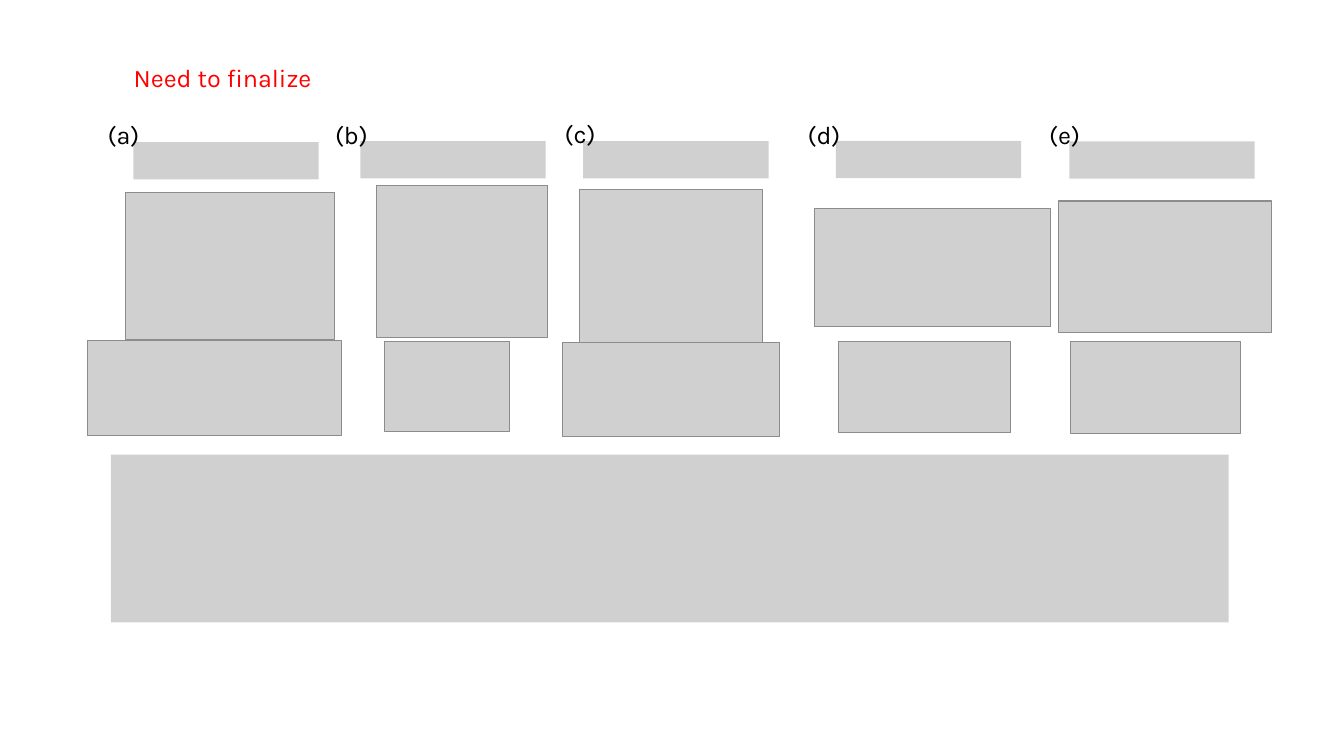
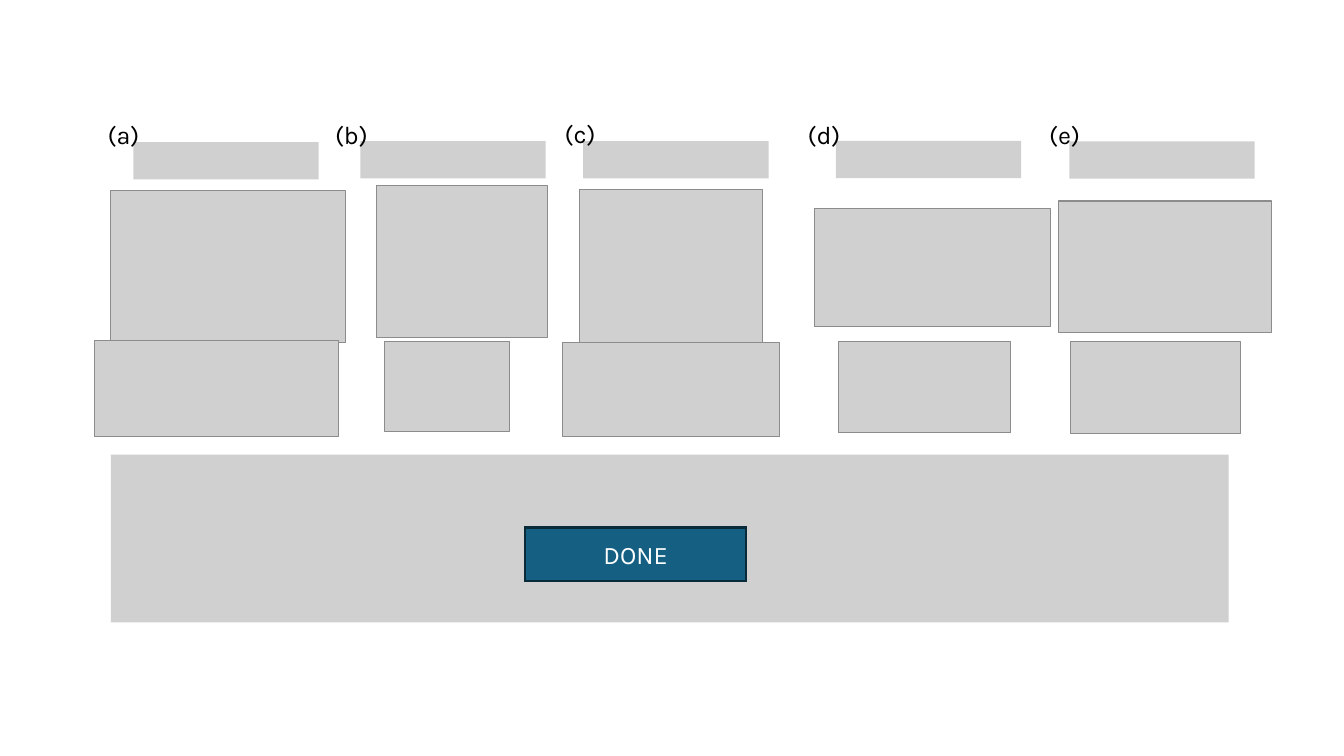
Before and after one commit to tyokokur/presentations, a slide deck: slide 3 of SYSG3_paper.pptx. Drawn at 1344x756 pixels with LibreOffice and Linux fonts; fonts in the diff are those of the drawing; grey boxes stand for pictures. Boxes give left, top, right and bottom in pixels: in the first picture for what was removed or moved away, otherwise in the second. Text is boxed around its words. In the diff, an @@ line names an element or a change of style, - is before the commit and + after.

```diff
--- a/SYSG3_paper.pptx
+++ b/SYSG3_paper.pptx
@@ text removed at box(134, 69, 312, 88) @@
-Need to finalize
@@ picture: place and size @@
-picture at box(126, 193, 335, 340)
+picture at box(111, 191, 346, 343)
@@ picture: place and size @@
-picture at box(88, 340, 342, 435)
+picture at box(94, 340, 338, 437)
@@ rectangle added at box(525, 527, 747, 581), fill #156082, outline #092A39 1.5 pt, 18 pt, text #FFFFFF @@
+DONE
```
Also in this commit, not shown: 4 other slides changed.
